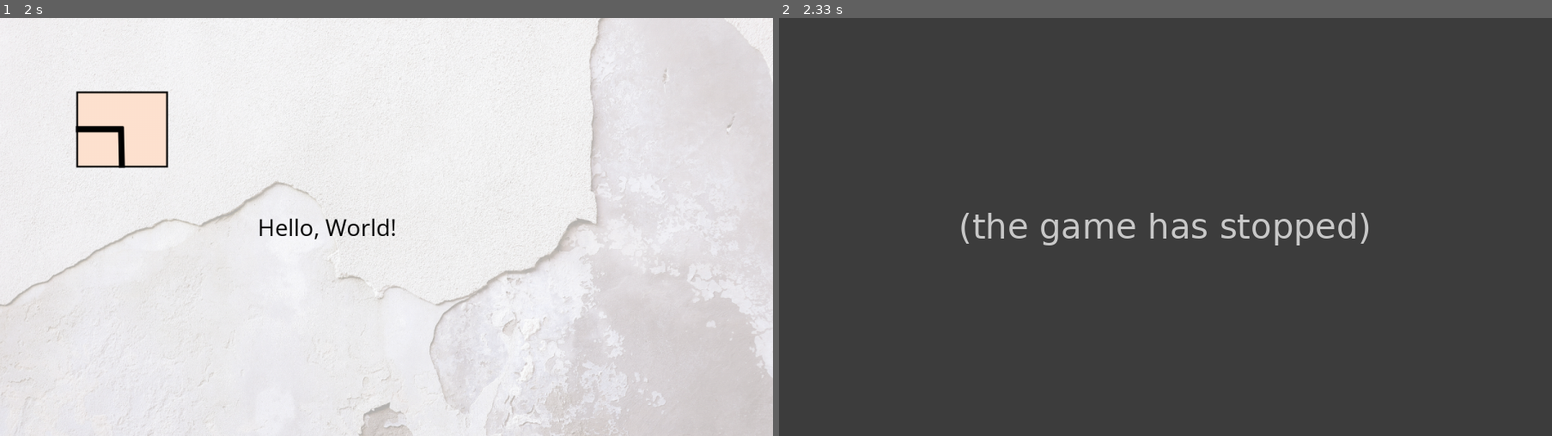
Above: before the commit, frames 1-2 (left to right).
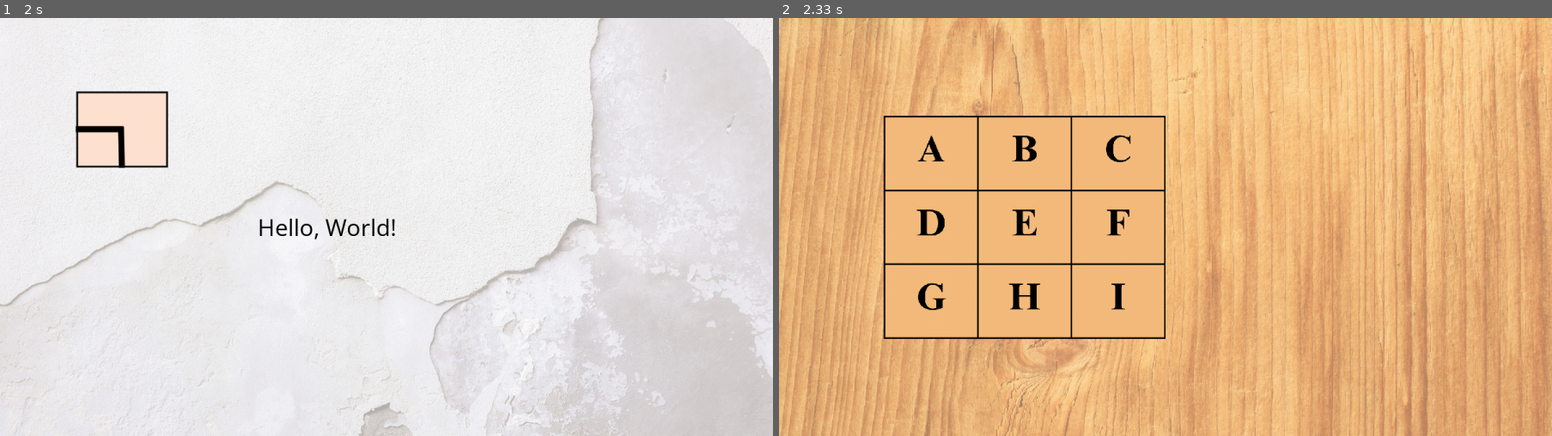
Above: after the commit, the same moments.

Repository: ipot-rgb/The-Puzzle-House
Game: pygame game, started from main.py
The game is run twice, just before and just after one commit, with the same random seed, the same clock (stepped at 60 frames per second) and the same inputs.
Inputs:
- Up to frame 1 (2 s): no input
- Up to frame 2 (2.33 s): no input

Frame 1 is identical in both runs. In frame 2, 100% of the frame differs, in the area x 0-100%, y 0-100%.
Before the commit the program exited at 2 s; later frames show no game.

Commit message:
1151-12/4

Diff:
--- a/main.py
+++ b/main.py
@@ -5,16 +5,12 @@
 # Load images
 wall = pygame.image.load("wall.png")
 data = open("puzzle_00.png")
-data2 = open("puzzle_01.png")
-data3 = open("puzzle_02.png")
-data4 = open("puzzle_03.png")
 puzzle = pygame.image.load(data, '.png')
-puzzle2 = pygame.image.load(data2, '.png')
-puzzle3 = pygame.image.load(data3, '.png')
-puzzle4 = pygame.image.load(data4, '.png')
 
-# Set up the display
+# Set up the display screen
 display = pygame.display.set_mode((1200, 650), pygame.SCALED)
+icon = pygame.image.load("puzzle_icon.png")
+pygame.display.set_icon(icon)
 
 # Background and objects
 display.blit(wall, (0, 0))
@@ -24,15 +20,26 @@
 text = font.render("Hello, World!", True, (0,0,0))
 display.blit(text, (400, 300))
 
-# # Color
-# color = Color(255, 0, 0)  # Red color
-# color2 = Color(f"#5F5F5F")  # Gray color
-# pygame.draw.rect(display, color, (250,0,0))
-
 # Update the display
 pygame.display.flip()
 
 time.sleep(2)
+text_1 = font.render("This is other screen", False, (0,0,0))
+display.blit(text_1, (400, 300))
+wall2 = pygame.image.load("background.png")
+wall2 = pygame.transform.scale(wall2, (1200, 650))
+display.blit(wall2, (0, 0))
+pygame.display.update()
 
-# Quit Pygame
-start = pygame.quit()
+time.sleep(2)
+
+# Game loop
+running = True
+while running:
+    for event in pygame.event.get():
+        if event.type == pygame.QUIT:
+            running = False
+
+    pygame.display.update()
+
+pygame.quit()
Binary file added: puzzle_icon.png
